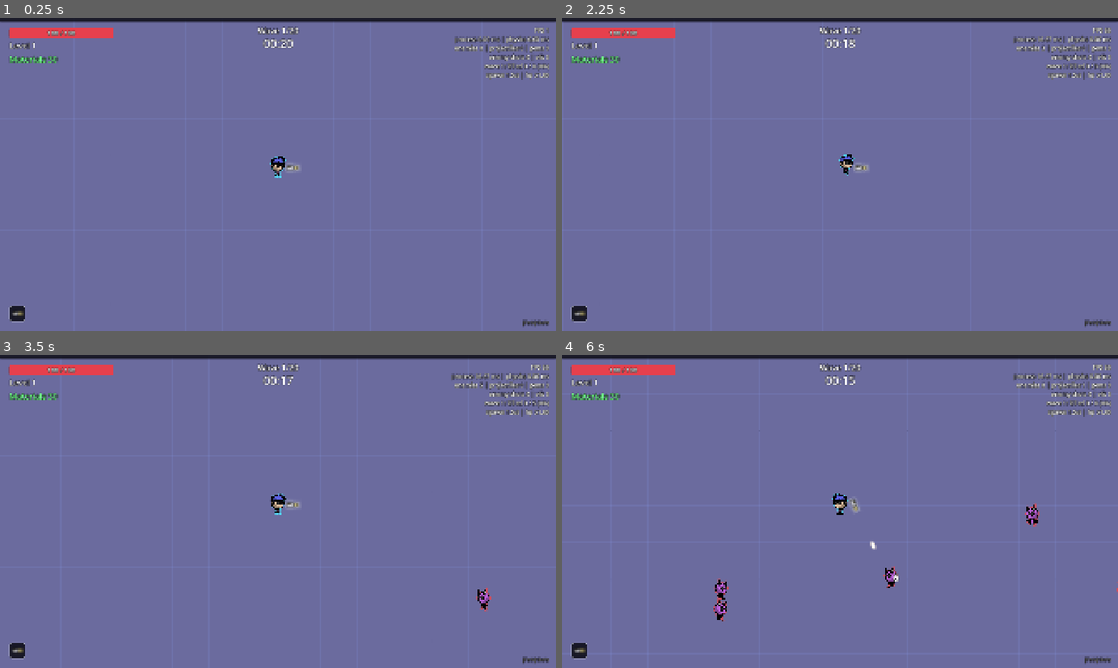
Above: before the commit, frames 1-4 (two rows, left to right).
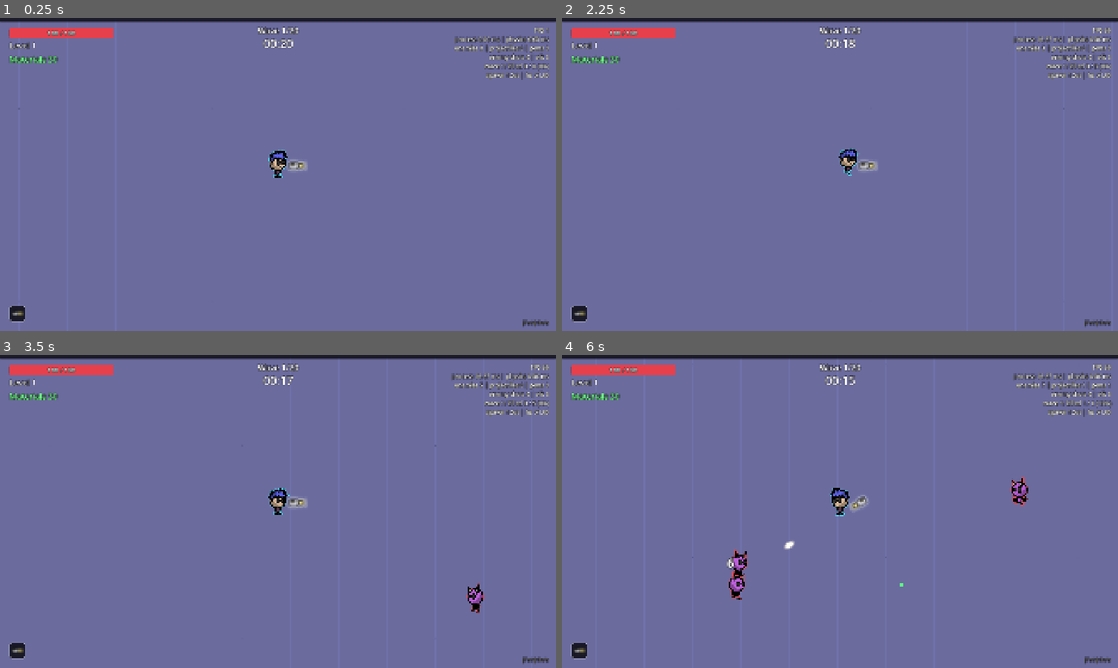
Above: after the commit, the same moments.

Repository: Mowgli2000/survivor-game
Game: Godot game, scene res://src/run/run.tscn
The game is run twice, just before and just after one commit, with the same random seed, the same clock (stepped at 60 frames per second) and the same inputs.
Inputs (mouse positions are in pixels of both pictures, inside the frame that each line leads up to):
- Up to frame 1 (0.25 s): no input
- Up to frame 2 (2.25 s): tap Enter at 0.5 s; move the mouse to (962, 158) at 0.52 s; hold D (move_right) 0.53-1.25 s; hold Tab (show_stats) 0.53-1.25 s; click (962, 158) at 0.67 s; drag from (728, 190) to (812, 237) at 1.27 s; move the mouse to (895, 105) at 2.02 s; hold D (move_right) from 2.03 s (still down); tap Alt at 2.1 s
- Up to frame 3 (3.5 s): release D (move_right) at 2.75 s; drag from (250, 574) to (111, 464) at 2.77 s
- Up to frame 4 (6 s): move the mouse to (1006, 558) at 3.52 s; hold A (move_left) 3.53-4.25 s; hold Tab (show_stats) 3.53-4.25 s; drag from (673, 464) to (756, 433) at 4.27 s; move the mouse to (867, 511) at 5.02 s; hold S (move_down) 5.03-5.75 s; tap Alt at 5.1 s; click (867, 511) at 5.17 s; drag from (756, 433) to (728, 527) at 5.77 s

The runs differ from the first frame. In frame 1, 0.3% of the frame differs, in the area x 48-56%, y 42-52%; in frame 2, 0.3%; in frame 3, 0.5%; in frame 4, 1.6%, in the area x 27-100%, y 8-86%.

Commit message:
balance: more enemies and HP late, fewer materials, pricier shop; closer camera, smaller arena
Co-Authored-By: Claude Opus 5.5 <noreply@anthropic.com>

Diff:
--- a/data/runs/default.tres
+++ b/data/runs/default.tres
@@ -9,7 +9,8 @@
 script = ExtResource("1_config")
 id = &"default"
 character = ExtResource("2_drifter")
-arena_size = Vector2(3200, 3200)
+arena_size = Vector2(2400, 2400)
+camera_zoom = 1.3
 stage = ExtResource("3_stage")
 shop = ExtResource("4_shop")
 xp_base = 5.0
--- a/data/shop/default.tres
+++ b/data/shop/default.tres
@@ -5,3 +5,4 @@
 [resource]
 script = ExtResource("1_shop")
 id = &"default"
+price_growth_per_wave = 0.12
--- a/data/stages/default.tres
+++ b/data/stages/default.tres
@@ -102,15 +102,16 @@
 duration_last = 60.0
 final_wave_duration = 90.0
 spawn_rate_first = 1.5
-spawn_rate_last = 24.0
+spawn_rate_last = 32.0
 spawn_rate_curve = 1.8
 hp_multiplier_first = 1.0
-hp_multiplier_last = 3.0
+hp_multiplier_last = 8.0
+hp_multiplier_curve = 2.0
 material_rate_first = 1.0
-material_rate_last = 0.6
+material_rate_last = 0.3
 spawn_pool = Array[ExtResource("2_entry")]([SubResource("Entry_grunt"), SubResource("Entry_runner"), SubResource("Entry_shooter"), SubResource("Entry_tank")])
 max_enemies = 500
-spawn_distance = 1150.0
+spawn_distance = 950.0
 heal_between_waves = 1.0
 elite_hp_multiplier = 5.0
 elite_xp_multiplier = 10.0
Not shown, changed: CLAUDE.md
Not shown, changed: PROJECT_STATUS.md
